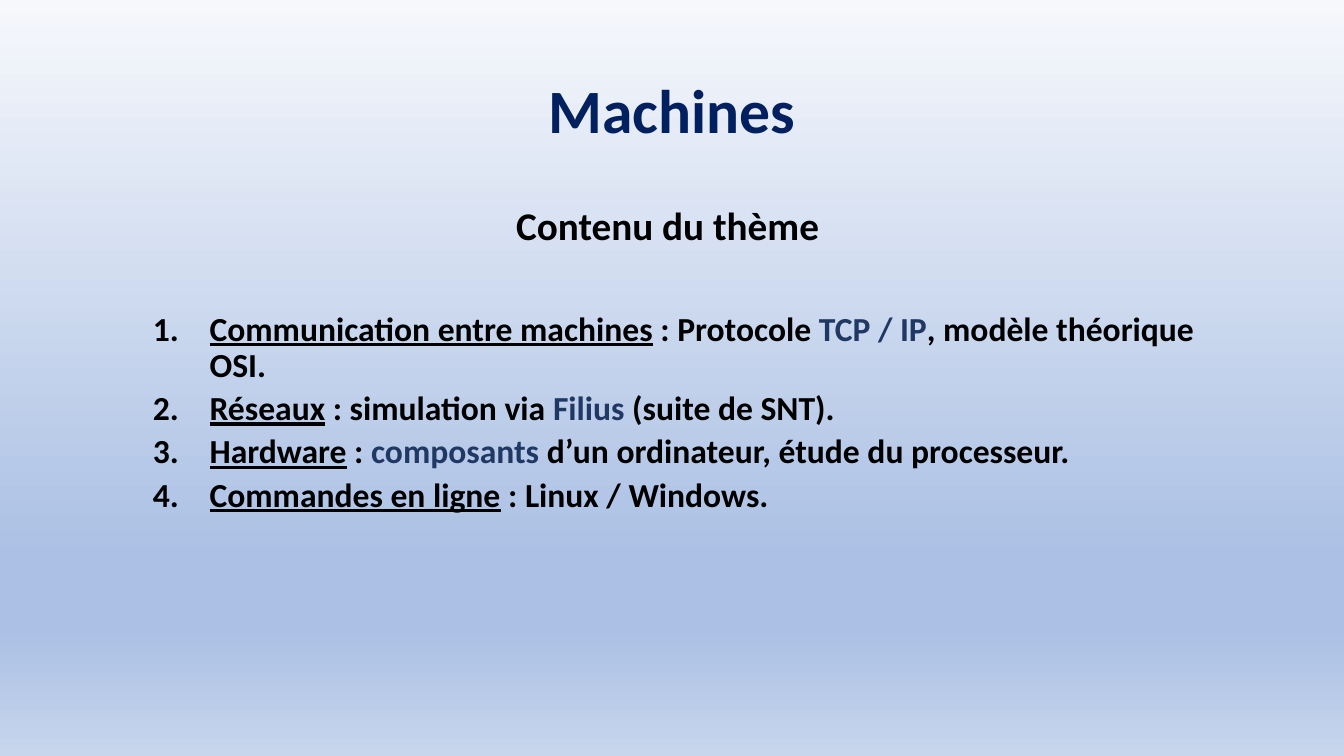
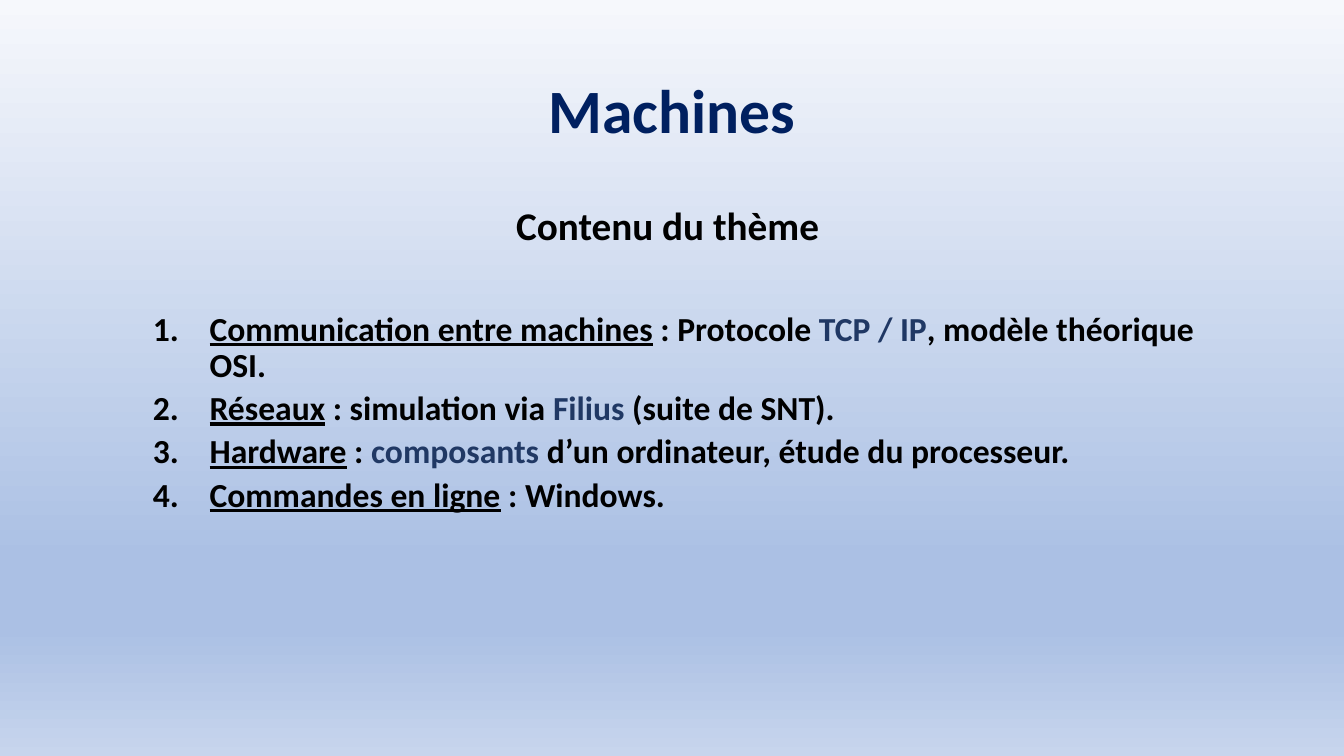
Before and after one commit to lmayer65/NSI_1, a slide deck: slide 6 of Présentation_NSI_Première.pptx. Drawn at 1344x756 pixels with LibreOffice and Linux fonts; fonts in the diff are those of the drawing. Boxes give left, top, right and bottom in pixels: in the first picture for what was removed or moved away, otherwise in the second. Text is boxed around its words. In the diff, an @@ line names an element or a change of style, - is before the commit and + after.

```diff
--- a/Présentation_NSI_Première.pptx
+++ b/Présentation_NSI_Première.pptx
@@ text at box(210, 483, 665, 513): text changed @@
-  4. Commandes en ligne : Linux / Windows.
+  4. Commandes en ligne : Windows.
```
Also in this commit, not shown: 2 other slides changed, 1 slide removed, 1 other file.
